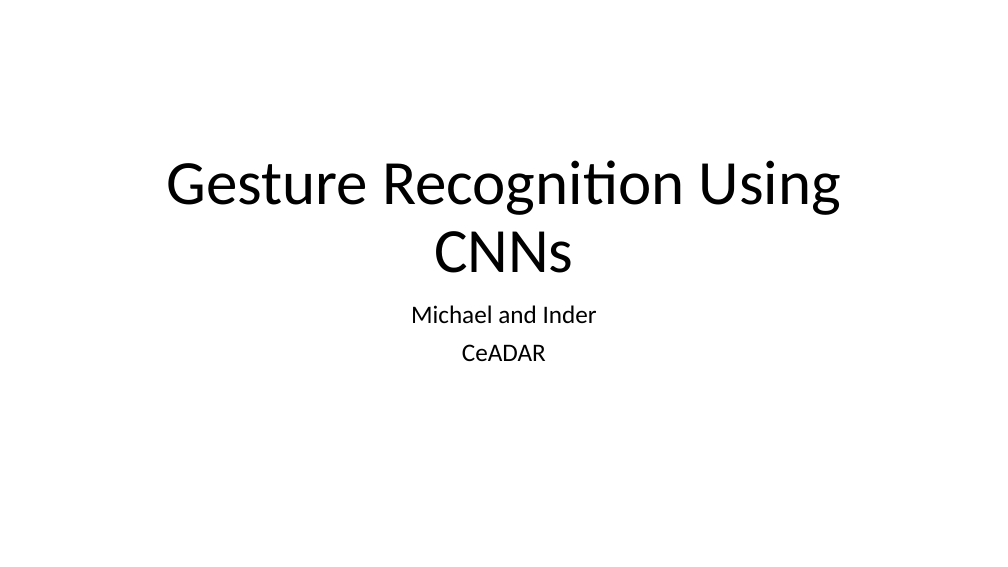
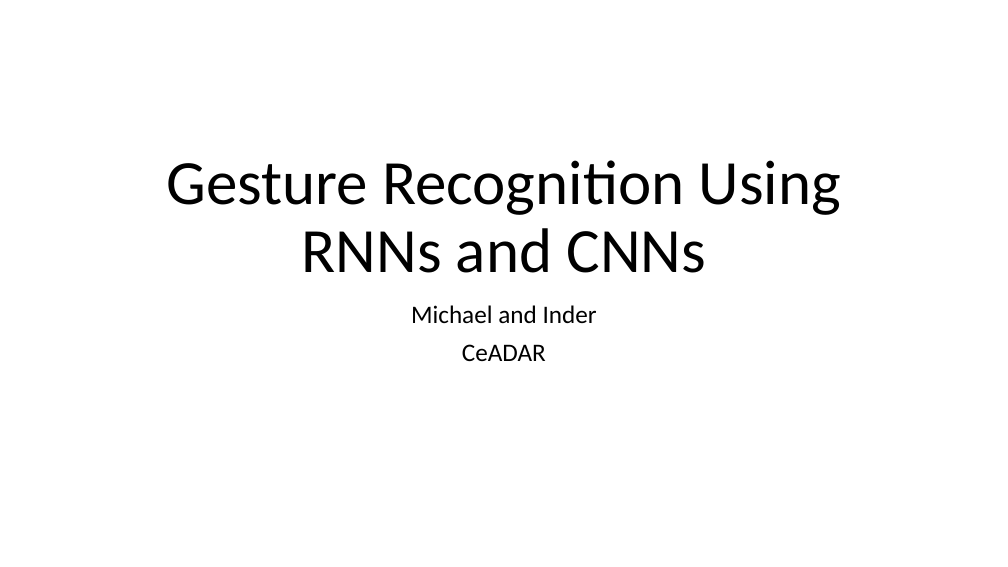
Before and after one commit to Inder95/CeADAR---Gesture-Recognition, a slide deck: slide 1 of CeADAR-Gesture_presentation.ppt. Drawn at 1008x567 pixels with LibreOffice and Linux fonts; fonts in the diff are those of the drawing. Boxes give left, top, right and bottom in pixels: in the first picture for what was removed or moved away, otherwise in the second. Text is boxed around its words. In the diff, an @@ line names an element or a change of style, - is before the commit and + after.

```diff
--- a/CeADAR-Gesture_presentation.ppt
+++ b/CeADAR-Gesture_presentation.ppt
@@ title at [167,160,841,273]: text changed @@
-Gesture Recognition Using CNNs
+Gesture Recognition Using RNNs and CNNs
```
Also in this commit, not shown: 1 slide added, 1 slide removed.
